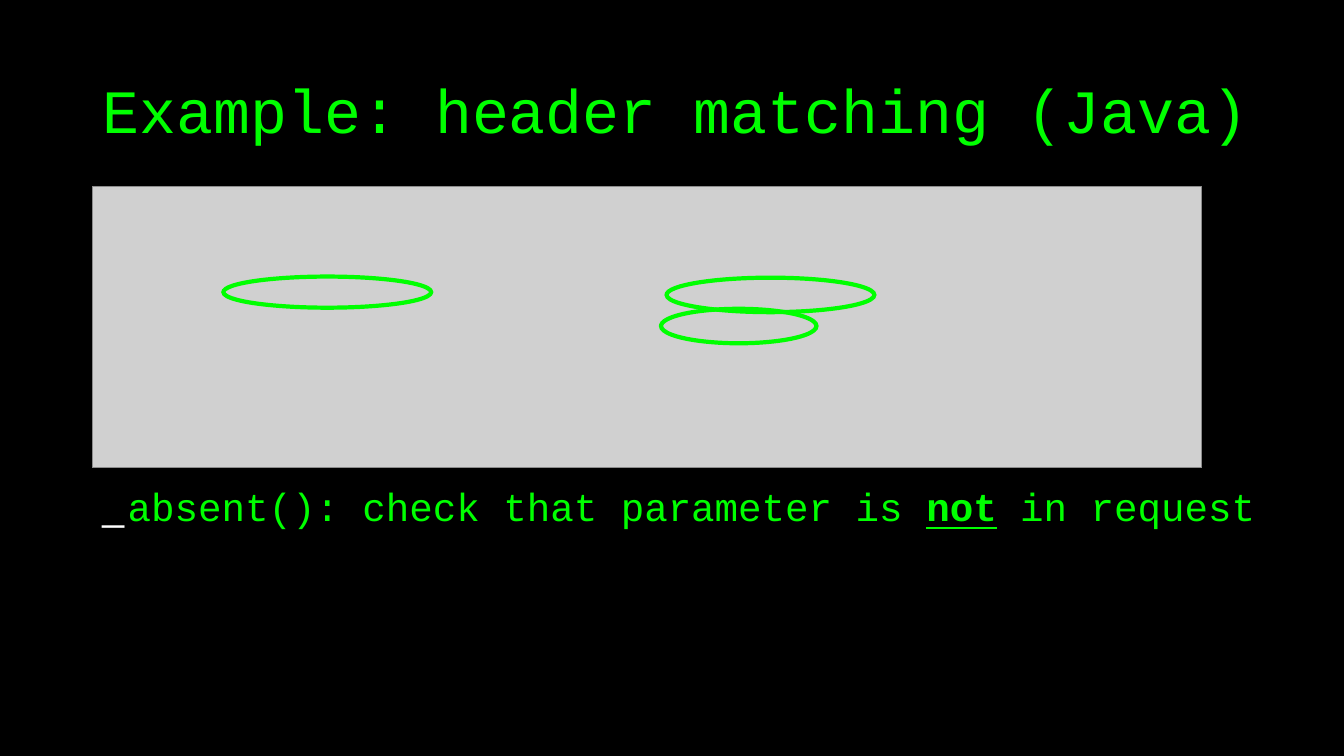
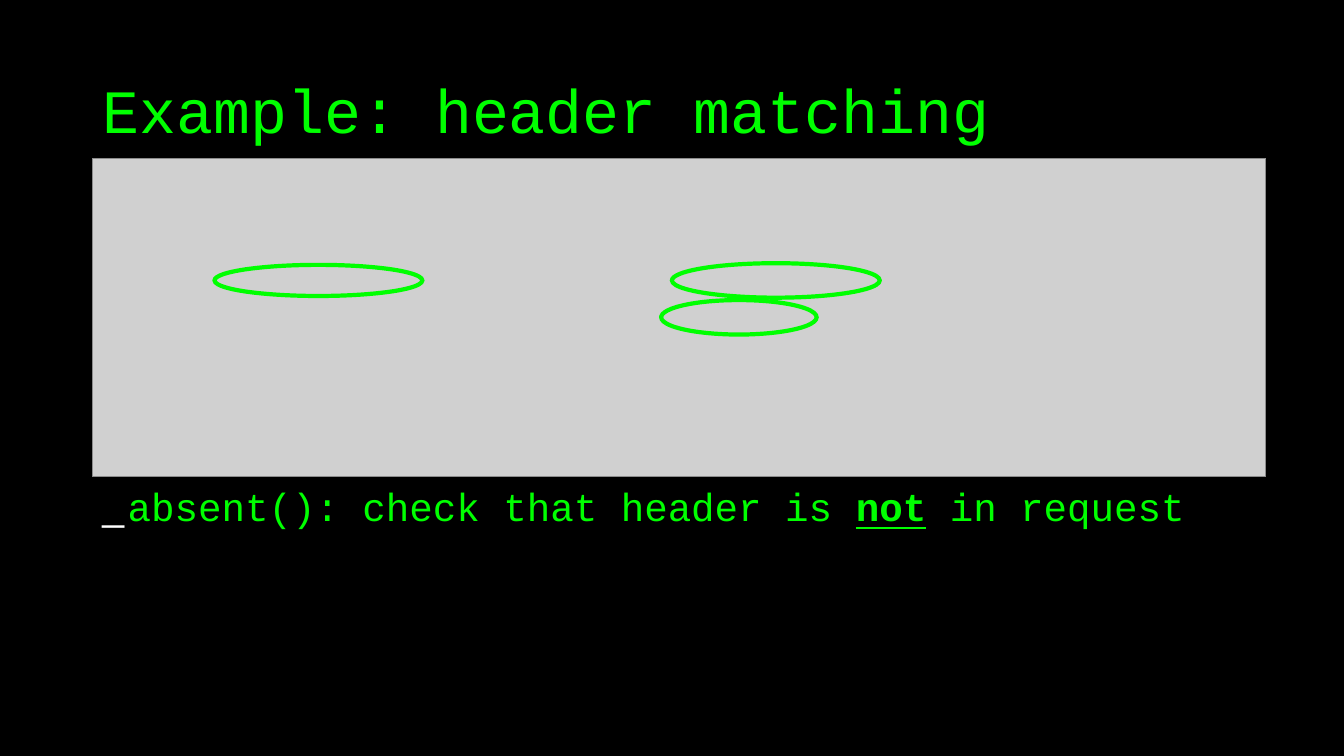
Before and after one commit to basdijkstra/wiremock-workshop, a slide deck: slide 29 of wiremock_workshop.odp. Drawn at 1344x756 pixels with LibreOffice and Linux fonts; fonts in the diff are those of the drawing; grey boxes stand for pictures. Boxes give left, top, right and bottom in pixels: in the first picture for what was removed or moved away, otherwise in the second. Text is boxed around its words. In the diff, an @@ line names an element or a change of style, - is before the commit and + after.

```diff
--- a/wiremock_workshop.odp
+++ b/wiremock_workshop.odp
@@ title at (x1=102, y1=89, x2=990, y2=146): text changed @@
-Example: header matching (Java)
+Example: header matching
@@ picture resized from (x1=93, y1=187, x2=1203, y2=468) to (x1=93, y1=158, x2=1266, y2=477) @@
@@ freeform shape moved from (x1=224, y1=276, x2=432, y2=308) to (x1=215, y1=265, x2=422, y2=296) @@
@@ freeform shape moved from (x1=666, y1=277, x2=874, y2=312) to (x1=673, y1=263, x2=880, y2=297) @@
@@ freeform shape moved from (x1=661, y1=309, x2=817, y2=343) to (x1=661, y1=300, x2=817, y2=335) @@
@@ text at (x1=128, y1=493, x2=1184, y2=529): text changed @@
-_ absent(): check that parameter is not in request
+_ absent(): check that header is not in request
```
Also in this commit, not shown: 25 other slides changed, 1 slide added, 7 slides removed, 2 other files.
